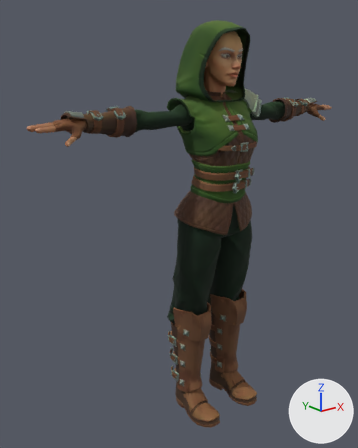
What one commit did to the glTF model public/models/characters/female_ranger.glb.
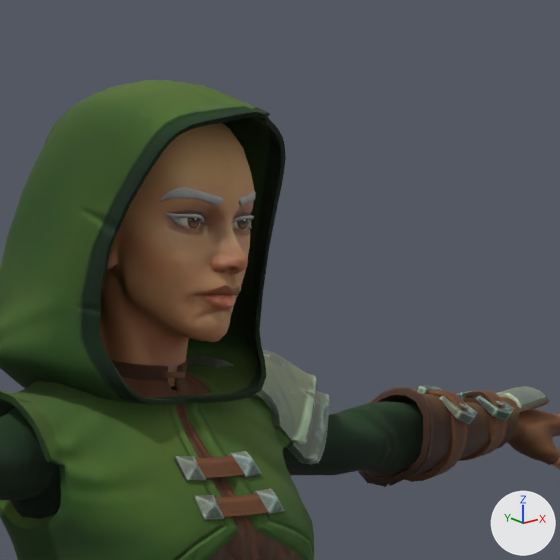
Old and new are each drawn whole from a 50 mm lens placed at (-1.48, -1.573, 1.607), pointed at (-0.118, 0.128, 0.926) and again close up on the part from 50% to 89% of the width and 0% to 32% of the height. The lights are fixed; the arrows at lower right show +X, +Y and +Z. The first two pictures are the older version.

The first close-up shows 'Eyebrows', 'Female_Ranger_Acc_Pauldrons', 'Female_Ranger_Arms', 'Female_Ranger_Arms_Bracer', 'Female_Ranger_Body', 'Female_Ranger_Head_Hood', 'Superhero_Female' and 1 more.
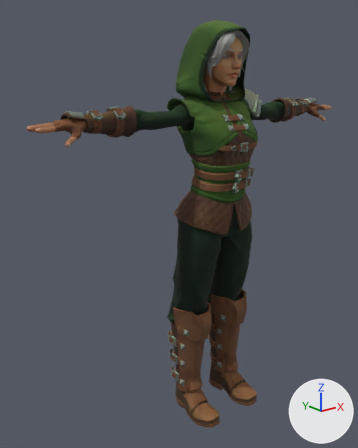
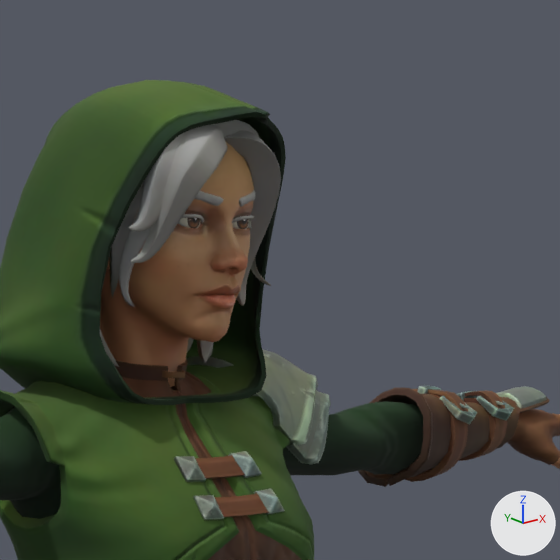
Pixel boxes (x1, y1, x2, y2) of what changed, in the close-ups (560 x 560 px):
'Hair_Long', added
    after: (100, 120, 281, 367)

Edits to the bpy script that builds the scene:
```text
Add mat_mi_hair_2_001:
    mat_mi_hair_2_001 = bpy.data.materials.new('MI_Hair_2.001')
    # uses the picture img_t_hair_2_basecolor
    # uses the picture img_t_hair_2_normal
Add me_hair_long:
    me_hair_long.from_pydata(...)  # 1521 vertices, 2906 faces; spans x -0.122..0.122, y -0.109..0.162, z 1.501..1.777
    me_hair_long.materials.append(mat_mi_hair_2_001)
Add ob_hair_long:
    ob_hair_long = bpy.data.objects.new('Hair_Long', me_hair_long)
    ob_hair_long.location = (0.0, 0.0, 0.0)
```
